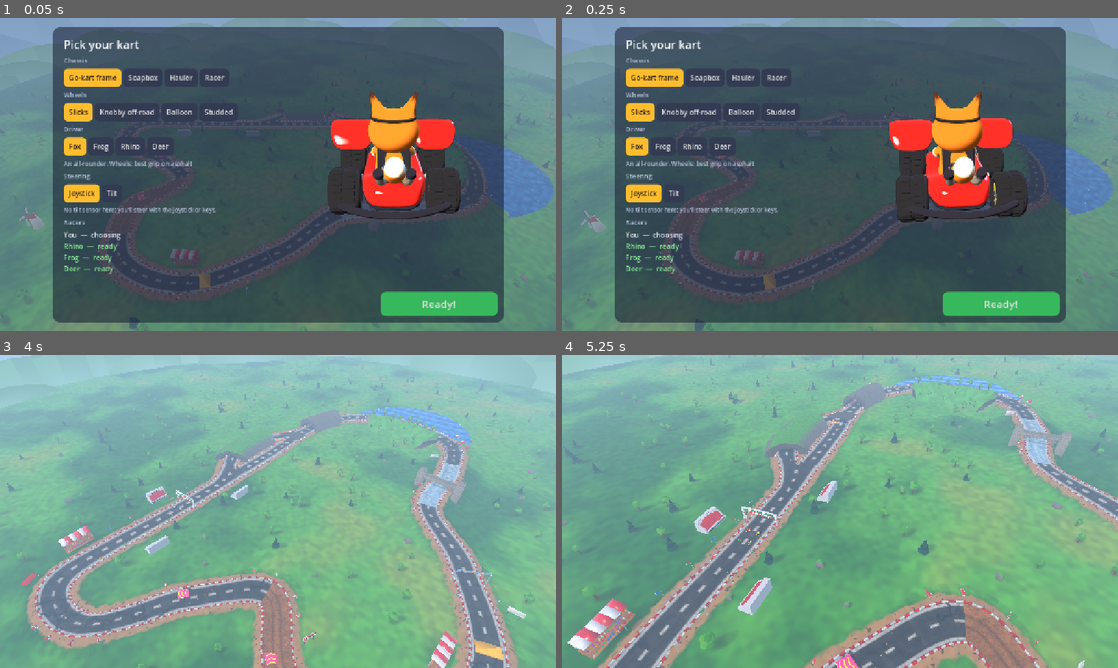
Above: before the commit, frames 1-4 (two rows, left to right).
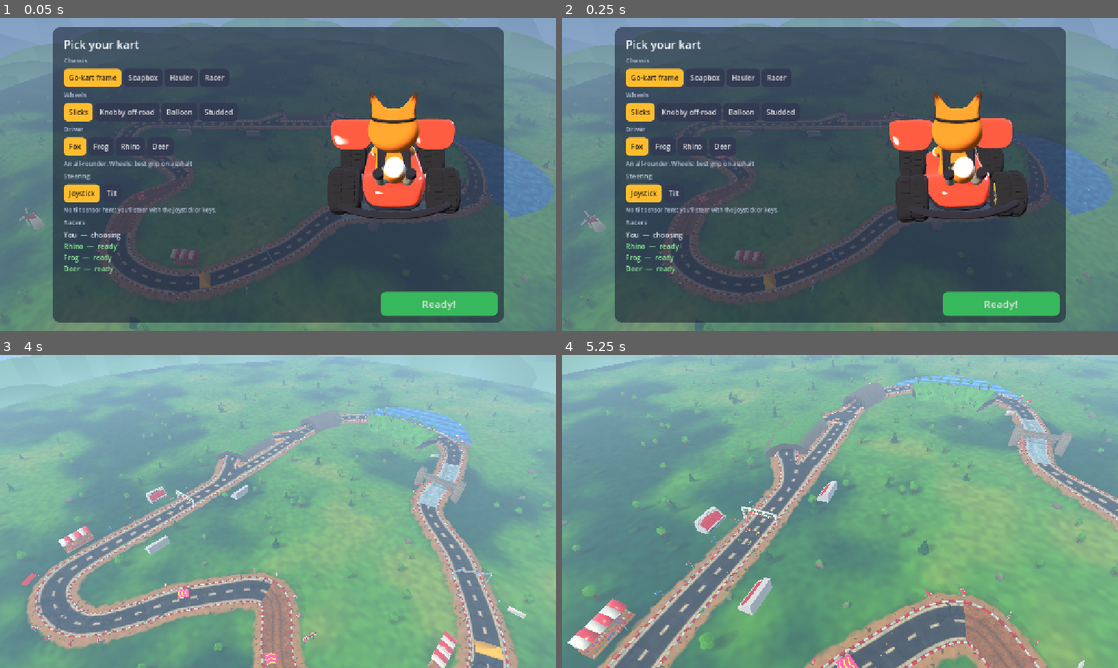
Above: after the commit, the same moments.

Repository: lukechn99/games
Game: Godot game, scene res://scenes/main.tscn
Two runs of this game, one before a commit and one after it. Both use one fixed random seed, a clock stepped at 60 frames per second and the inputs below.
Inputs (mouse positions are in pixels of both pictures, inside the frame that each line leads up to):
- Up to frame 1 (0.05 s): no input
- Up to frame 2 (0.25 s): no input
- Up to frame 3 (4 s): click "Ready!" at 0.5 s; tap Enter at 1.25 s; move the mouse to (400, 495) at 1.27 s; hold D (steer_right) 1.28-2 s; hold Shift (drift) 1.28-2 s; click (400, 495) at 1.42 s; tap Space at 1.52 s; drag from (166, 527) to (250, 574) at 2.02 s; move the mouse to (333, 442) at 2.77 s; hold D (steer_right) 2.78-3.5 s; tap E (item) at 2.85 s; drag from (250, 574) to (111, 464) at 3.52 s
- Up to frame 4 (5.25 s): move the mouse to (1006, 558) at 4.27 s; hold A (steer_left) 4.28-5 s; hold C 4.28-5 s; tap Space at 4.52 s; drag from (673, 464) to (756, 433) at 5.02 s

The runs differ from the first frame. In frame 1, 2.1% of the frame differs, in the area x 59-82%, y 32-61%; in frame 2, 2.2%, in the area x 58-81%, y 32-61%; in frame 3, less than 0.1%; in frame 4, 0.2%.

Commit message:
Enable the approved Meadow colour palette
Roll out the visually approved palette, foliage treatment, clearer sky, reduced nearby blue haze, charcoal road and ivory markings. Preserve batching and retain palette=classic for comparisons; Mine and Frost follow separately.

Validation: approved matched Web captures, 102 game tests from prototype review and three native intro checks.

Diff:
--- a/racing/scripts/kart/kart.gd
+++ b/racing/scripts/kart/kart.gd
@@ -109,7 +109,9 @@
 	chassis_id = new_chassis
 	tires_id = new_tires
 	driver_id = new_driver
-	chassis = Parts.CHASSIS[new_chassis]
+	chassis = Parts.CHASSIS[new_chassis].duplicate()
+	if Palette.preview_pop:
+		chassis["color"] = {"frame": Color("f04432"), "soapbox": Color("246bdb"), "hauler": Color("ffc928")}.get(new_chassis, chassis["color"])
 	tires = Parts.TIRES[new_tires]
 	driver = Parts.DRIVERS[new_driver]
 	mass = float(chassis["mass"]) + float(Parts.WEIGHT_MASS[driver["weight"]])
--- a/racing/scripts/main.gd
+++ b/racing/scripts/main.gd
@@ -30,6 +30,8 @@
 
 
 func _ready() -> void:
+	var preview_query := str(JavaScriptBridge.eval("location.search", true)) if OS.has_feature("web") else OS.get_environment("KW_QUERY")
+	Palette.preview_pop = not preview_query.contains("palette=classic") and (preview_query.contains("palette=pop") or not (preview_query.contains("track=mine") or preview_query.contains("track=frost")))
 	_build_world()
 	track = Track.new()
 	# (Outside a browser, tools can pass the same flags in KW_QUERY.)
@@ -646,6 +648,11 @@
 	env.glow_bloom = 0.0
 	env.glow_hdr_threshold = 0.95
 	env.glow_blend_mode = Environment.GLOW_BLEND_MODE_SOFTLIGHT
+	if Palette.preview_pop:
+		mat.sky_top_color = Color("48b9ef")
+		env.ambient_light_sky_contribution = 0.12
+		env.fog_light_color = Color("dce9eb")
+		env.fog_density = 0.00055
 	_env = env
 	env.fog_enabled = true
 	env.fog_light_color = Color(0.74, 0.87, 1.0)  # the horizon colour, so distance fades into sky
--- a/racing/scripts/track/palette.gd
+++ b/racing/scripts/track/palette.gd
@@ -49,6 +49,7 @@
 }
 const TEX_DIR := "res://assets/textures/"
 
+static var preview_pop := false
 static var _cache := {}
 static var relief_shaders: Array[ShaderMaterial] = []   # shader materials with a 'relief' strength
 static var _detailed: Array[StandardMaterial3D] = []   # materials with normal maps
@@ -216,6 +217,7 @@
 			if not _cache.has("tree_vertex"):
 				var tree := ShaderMaterial.new()
 				tree.shader = load("res://shaders/tree.gdshader")
+				tree.set_shader_parameter("preview_pop", preview_pop)
 				_cache["tree_vertex"] = tree
 			out.surface_set_material(i, _cache["tree_vertex"])
 			continue
--- a/racing/scripts/track/track.gd
+++ b/racing/scripts/track/track.gd
@@ -294,6 +294,8 @@
 		return m
 	m.set_shader_parameter("detail", load(Palette.TEX_DIR + ("dirt" if dirt else "asphalt") + ".png"))
 	m.set_shader_parameter("paint", not dirt)
+	if Palette.preview_pop:
+		m.set_shader_parameter("paint_color", Color("fff1ce"))
 	m.set_shader_parameter("wear", 0.2 if kind == "dirt" else (0.35 if layout == "mine" else 0.5))
 	var surf := "dirt" if dirt else "asphalt"
 	m.set_shader_parameter("surf", load(Palette.TEX_DIR + "surf_" + surf + ".png"))
@@ -310,6 +312,10 @@
 	m.shader = load("res://shaders/grass.gdshader")
 	m.set_shader_parameter("detail", load(Palette.TEX_DIR + "grass.png"))
 	m.set_shader_parameter("use_vertex", banks)
+	if Palette.preview_pop and layout == "meadow":
+		m.set_shader_parameter("deep", Color("216744"))
+		m.set_shader_parameter("fresh", Color("65b936"))
+		m.set_shader_parameter("dry", Color("a3c64a"))
 	if layout == "frost":
 		# Snow: blue-white in the hollows, bright on top, a hint of warmth.
 		m.set_shader_parameter("deep", Color(0.78, 0.85, 0.95))
@@ -563,7 +569,7 @@
 	# level with the separate route.
 	far_a.y = lerpf((ma.origin + ma.basis.x * (branch_offset(da, bi) + side * half)).y, far_a.y, clampf(absf(branch_offset(da, bi)) / BRANCH_SPLIT, 0.0, 1.0))
 	far_b.y = lerpf((mb.origin + mb.basis.x * (branch_offset(db, bi) + side * half)).y, far_b.y, clampf(absf(branch_offset(db, bi)) / BRANCH_SPLIT, 0.0, 1.0))
-	var base: Color = Parts.surface("asphalt")["color"]
+	var base: Color = Color("45474b") if Palette.preview_pop else Parts.surface("asphalt")["color"]
 	var kerb := Color(0.92, 0.22, 0.2) if index % 2 == 0 else Color(0.97, 0.97, 0.97)
 	if layout == "frost":
 		kerb = Color(0.2, 0.45, 0.92) if index % 2 == 0 else Color(0.97, 0.97, 0.97)
@@ -787,6 +793,8 @@
 func _quad_strip(st: SurfaceTool, a: Transform3D, b: Transform3D, s: String, index: int, d := 0.0, skip_kerb := 0.0, lift_extra := 0.0, tint := Color(0, 0, 0, 0)) -> void:
 	var half := ROAD_WIDTH * 0.5
 	var base: Color = Parts.surface(s)["color"] if tint.a == 0.0 else tint
+	if Palette.preview_pop and s == "asphalt" and tint.a == 0.0:
+		base = Color("45474b")
 	var lift := Vector3.UP * (0.04 + lift_extra)
 	# Road, then a kerb on each side (red and white blocks every 2 m). On the
 	# mine the road is packed earth and stone, edged with timber.
--- a/racing/shaders/tree.gdshader
+++ b/racing/shaders/tree.gdshader
@@ -3,6 +3,9 @@
 // glTF stores COLOR_0 in linear space. Compatibility interprets vertex
 // colours as sRGB regardless of BaseMaterial3D.vertex_color_is_srgb, so
 // undo that extra conversion without rebuilding meshes or losing their LODs.
+
+uniform bool preview_pop = false;
+uniform vec3 preview_green : source_color = vec3(0.396, 0.725, 0.212);
 
 void vertex() {
 	if (OUTPUT_IS_SRGB) {
@@ -13,5 +16,8 @@
 
 void fragment() {
 	ALBEDO = COLOR.rgb;
+	if (preview_pop && COLOR.g > COLOR.r * 1.3 && COLOR.g > COLOR.b * 1.2) {
+		ALBEDO = mix(COLOR.rgb, preview_green, 0.3);
+	}
 	ROUGHNESS = 1.0;
 }
Not shown, changed: docs/racing/MOBILE_NEXT.md
